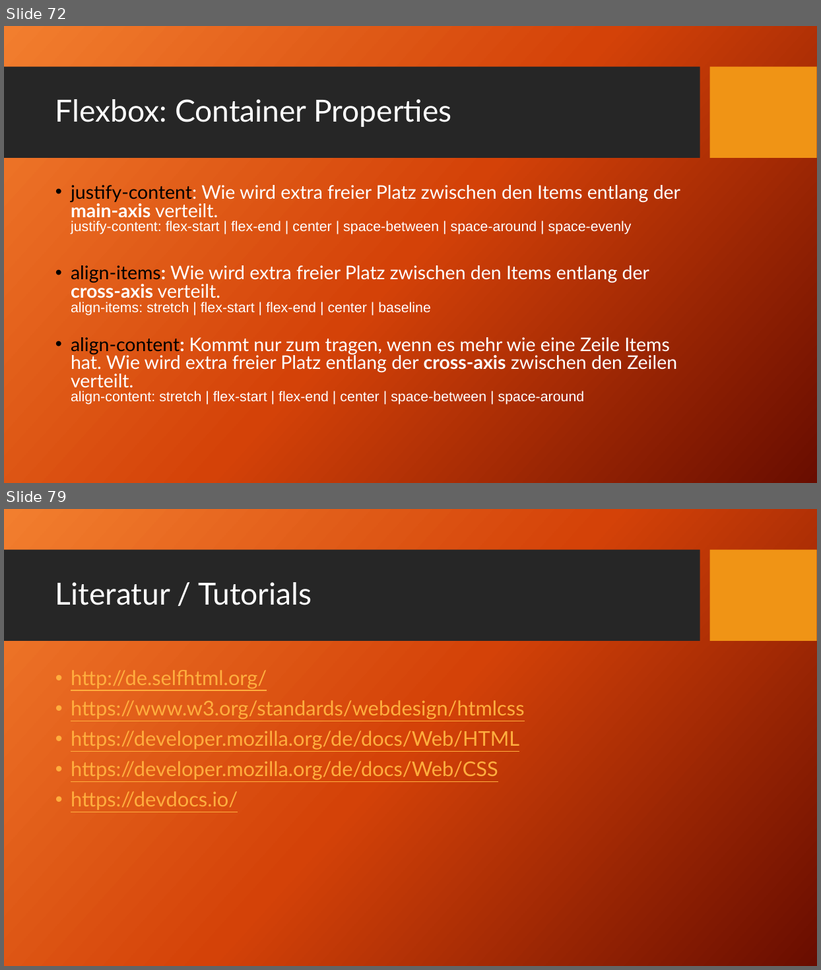
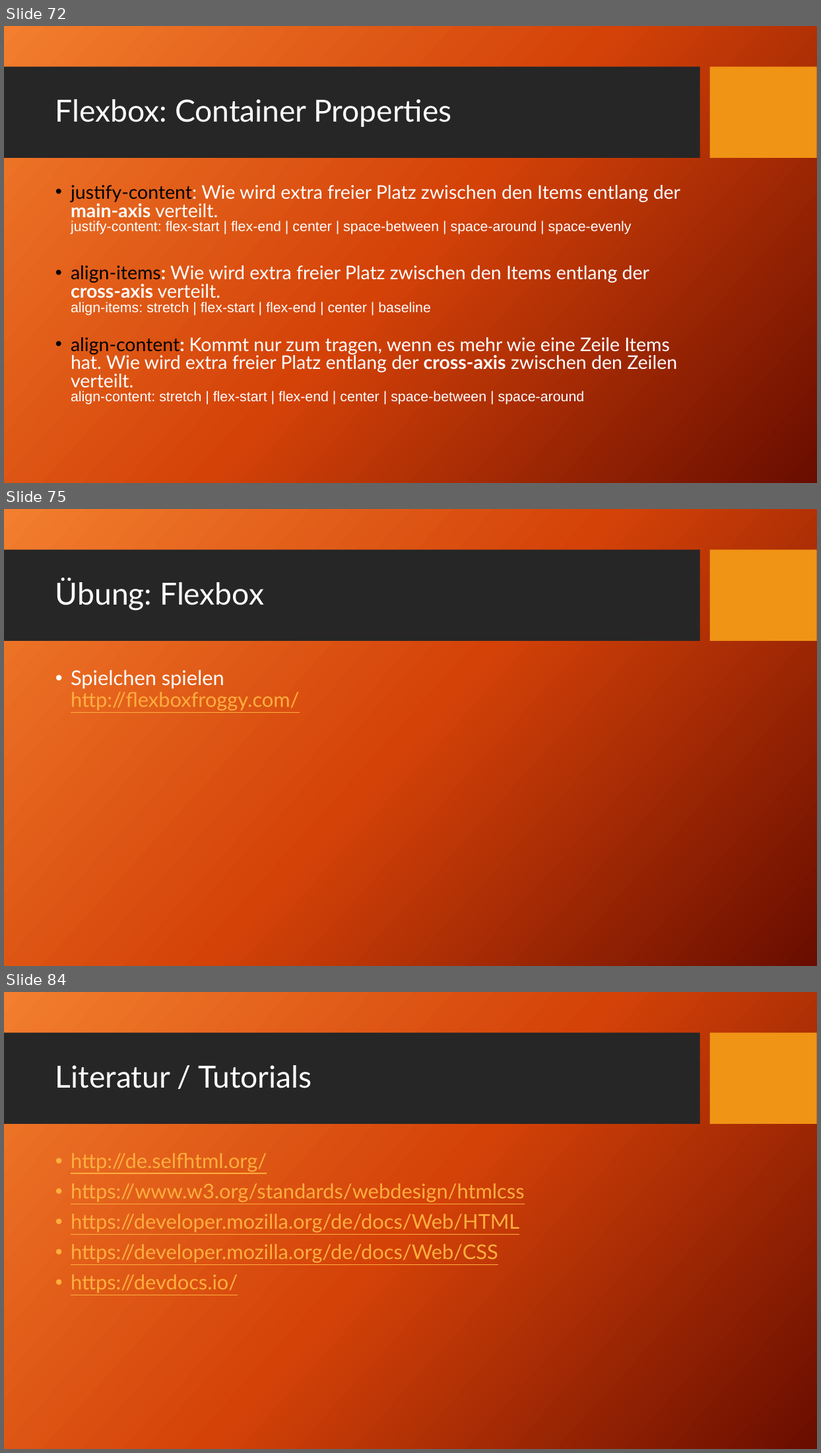
Before and after one commit to TomFrey/htmlCssBasicUebungen, a slide deck: html Schulung.pptx. Shown one above the other, each under a label of ours: slides 72 and 79 before the commit, slides 72, 75 and 84 after it; the slides between them are not shown. The pictures are 821x970 and 821x1453 pixels, drawn with LibreOffice and Linux fonts; fonts in the diff are those of the drawing; background and template pictures are left out. Boxes give left, top, right and bottom in pixels: in the first picture for what was removed or moved away, otherwise in the second. Text is boxed around its words. In the diff, an @@ line names an element or a change of style, - is before the commit and + after.

```diff
--- a/html Schulung.pptx
+++ b/html Schulung.pptx
@@ slide 75 added at [4, 509, 817, 966], background picture (left out); not listed: 2 template elements that a slide beside it also shows @@
@@ title added at [55, 578, 264, 611], 36 pt, text #FFFFFF @@
+Übung: Flexbox
@@ text added at [71, 670, 300, 711], 24 pt, text #FFAE3E, underline @@
+• Spielchen spielen
+  http://flexboxfroggy.com/
@@ what was slide 79 is now slide 84 @@
```
Also in this commit, not shown: 3 slides changed, 7 other slides added, 3 slides removed.
